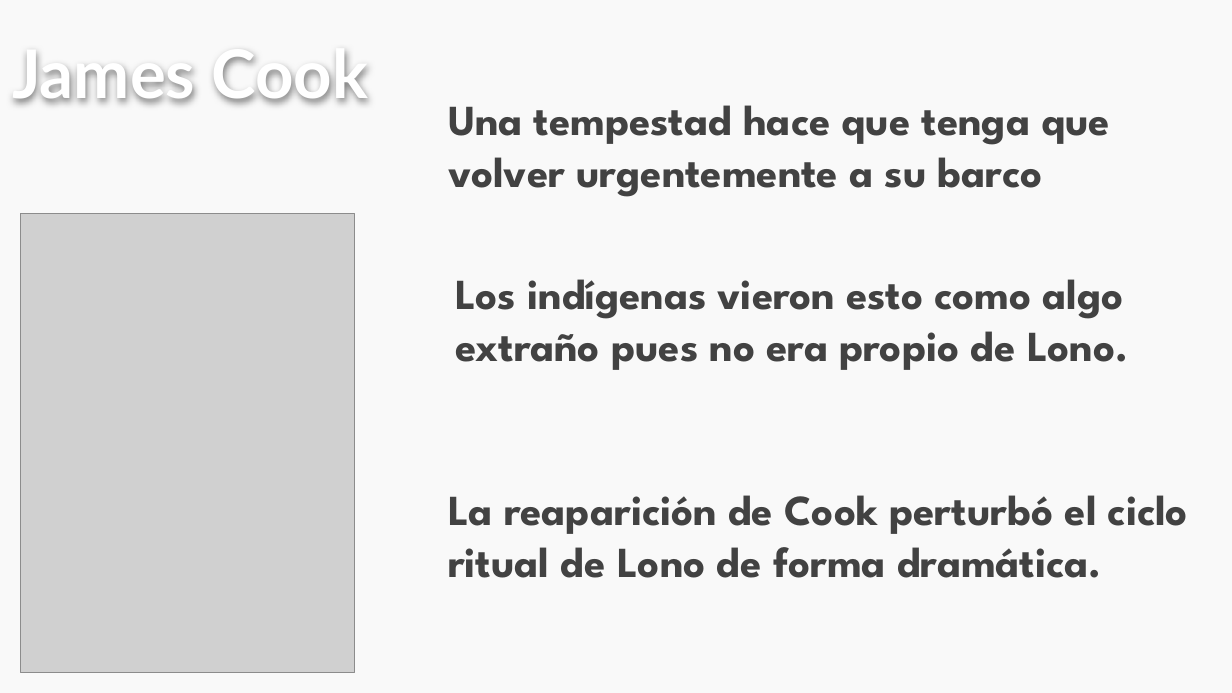
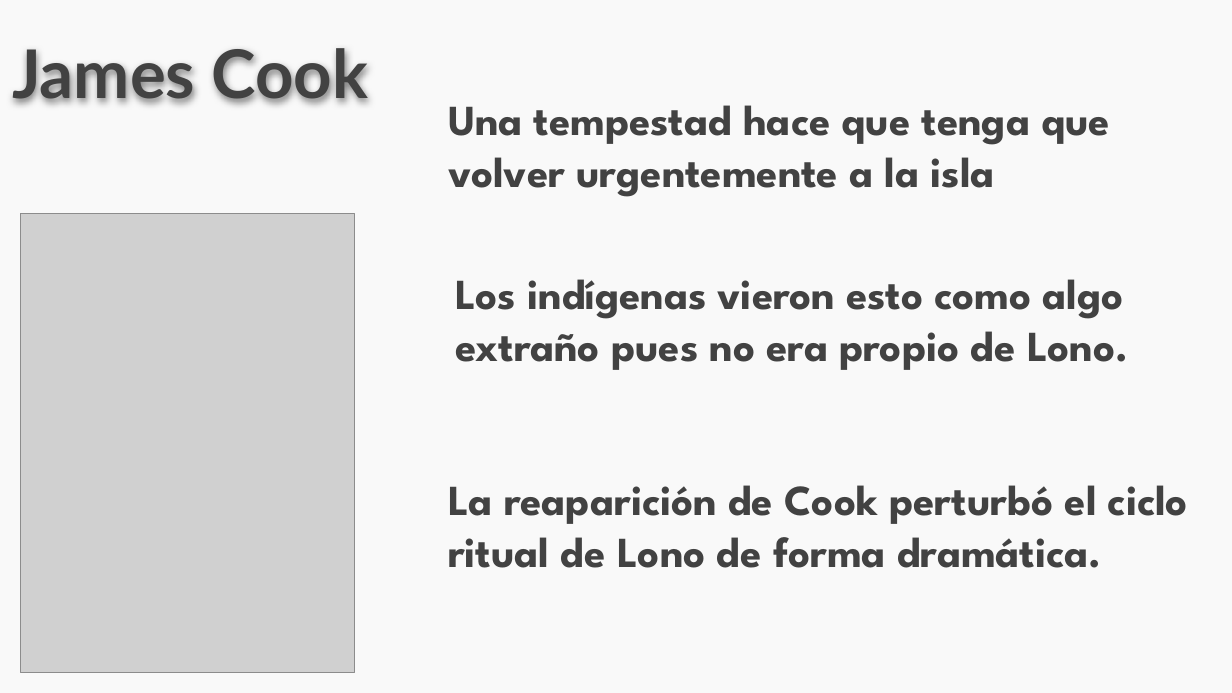
Before and after one commit to CGPerezAranda/Cognici-n-y-comunicaci-n-en-ingenier-a-del-software, a slide deck: slide 4 of Lectura para el 25_03/Grupos.pptx. Drawn at 1232x693 pixels with LibreOffice and Linux fonts; fonts in the diff are those of the drawing; grey boxes stand for pictures. Boxes give left, top, right and bottom in pixels: in the first picture for what was removed or moved away, otherwise in the second. Text is boxed around its words. In the diff, an @@ line names an element or a change of style, - is before the commit and + after.

```diff
--- a/Lectura para el 25_03/Grupos.pptx
+++ b/Lectura para el 25_03/Grupos.pptx
@@ title "James Cook" at bbox=[12, 48, 369, 102]: text colour #FFFFFF to #424242 @@
@@ text at bbox=[448, 105, 1110, 197]: text changed @@
-Una tempestad hace que tenga que volver urgentemente a su barco
+Una tempestad hace que tenga que volver urgentemente a la isla
@@ text "La reaparición de Cook perturbó ...": place and size @@
-text "La reaparición de Cook perturbó ..." at bbox=[448, 495, 1188, 578]
+text "La reaparición de Cook perturbó ..." at bbox=[448, 485, 1188, 568]
```
Also in this commit, not shown: 10 other slides changed, 19 other files.
